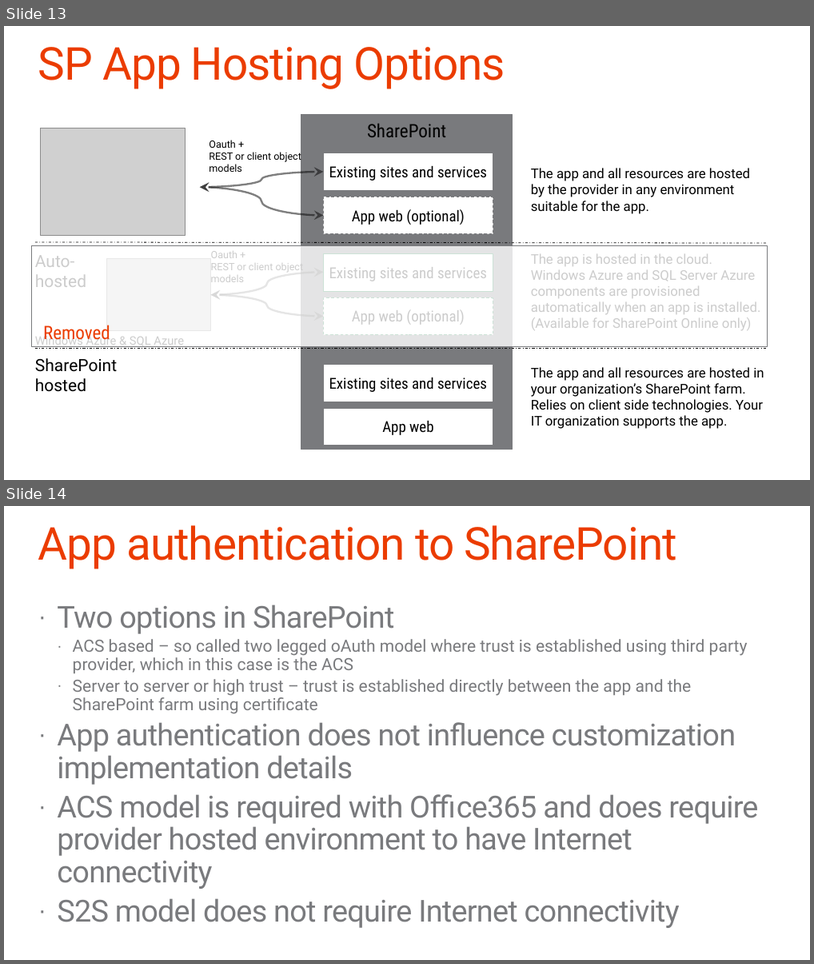
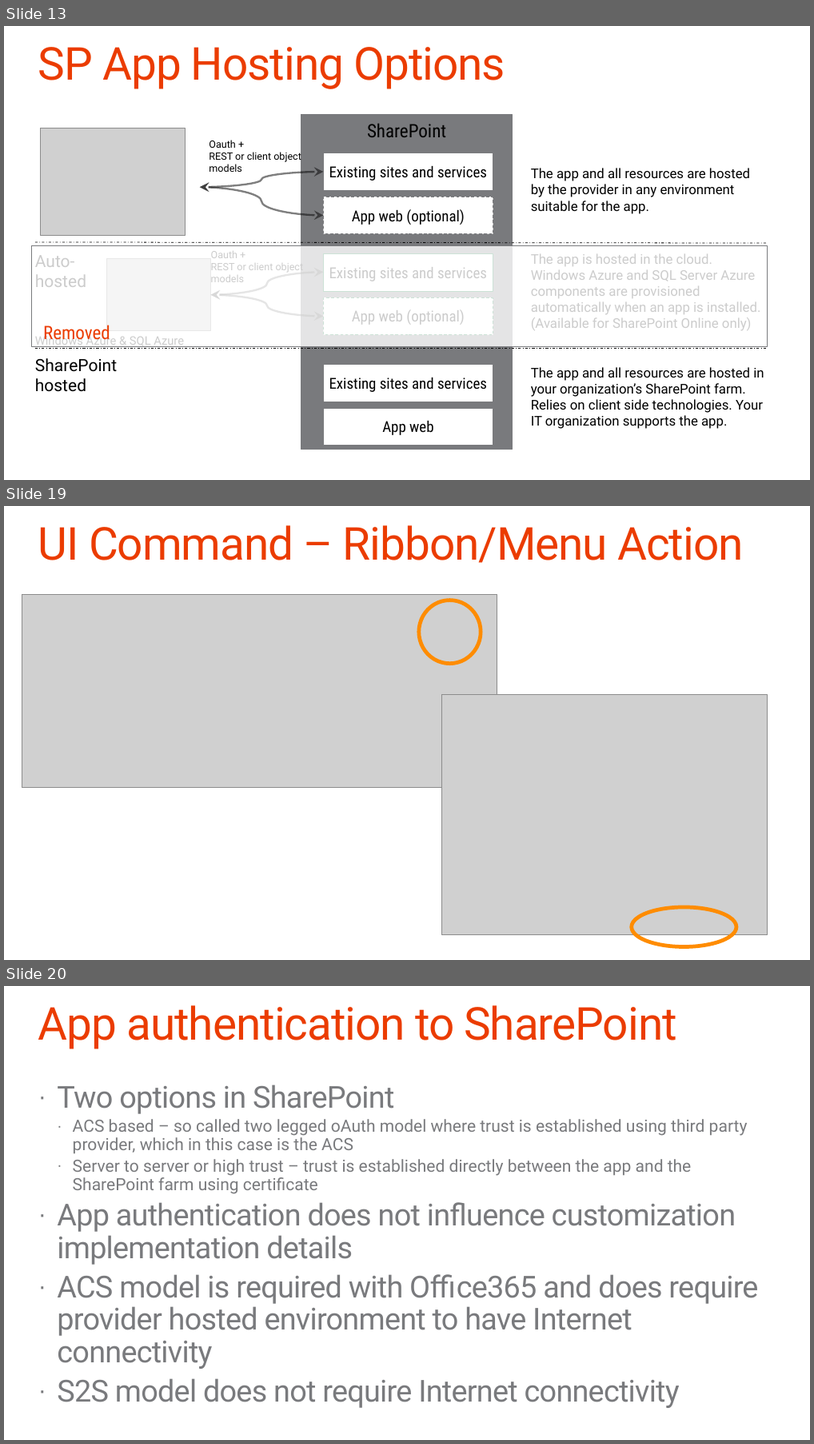
Before and after one commit to pnp/PnP, a slide deck: Documentation/O365DevPnP - App Model.pptx. Shown one above the other, each under a label of ours: slides 13 and 14 before the commit, slides 13, 19 and 20 after it; the slides between them are not shown. The pictures are 814x964 and 814x1444 pixels, drawn with LibreOffice and Linux fonts; fonts in the diff are those of the drawing; grey boxes stand for pictures; background and template pictures are left out. Boxes give left, top, right and bottom in pixels: in the first picture for what was removed or moved away, otherwise in the second. Text is boxed around its words. In the diff, an @@ line names an element or a change of style, - is before the commit and + after.

```diff
--- a/Documentation/O365DevPnP - App Model.pptx
+++ b/Documentation/O365DevPnP - App Model.pptx
@@ slide 19 added at box(4, 506, 810, 960), background #FFFFFF @@
@@ title added at box(38, 525, 743, 563), 54 pt, text #EB3C00 @@
+UI Command – Ribbon/Menu Action
@@ picture added at box(22, 594, 497, 788) @@
@@ ellipse added at box(419, 600, 481, 664), outline #FF8C00 4.5 pt @@
@@ picture added at box(442, 695, 768, 934) @@
@@ ellipse added at box(632, 907, 738, 947), outline #FF8C00 4.5 pt @@
@@ what was slide 14 is now slide 20 @@
```
Also in this commit, not shown: 1 slide changed, 5 other slides added.
